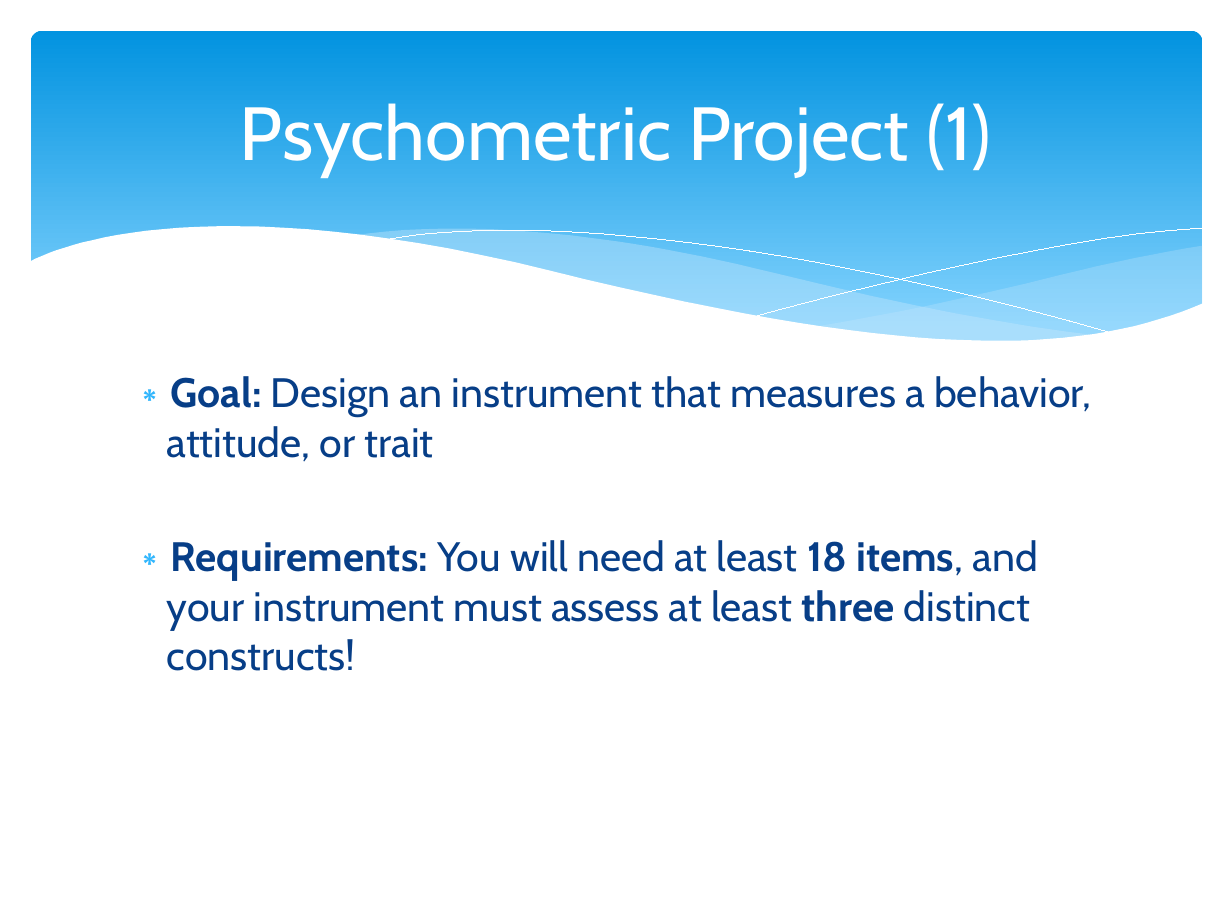
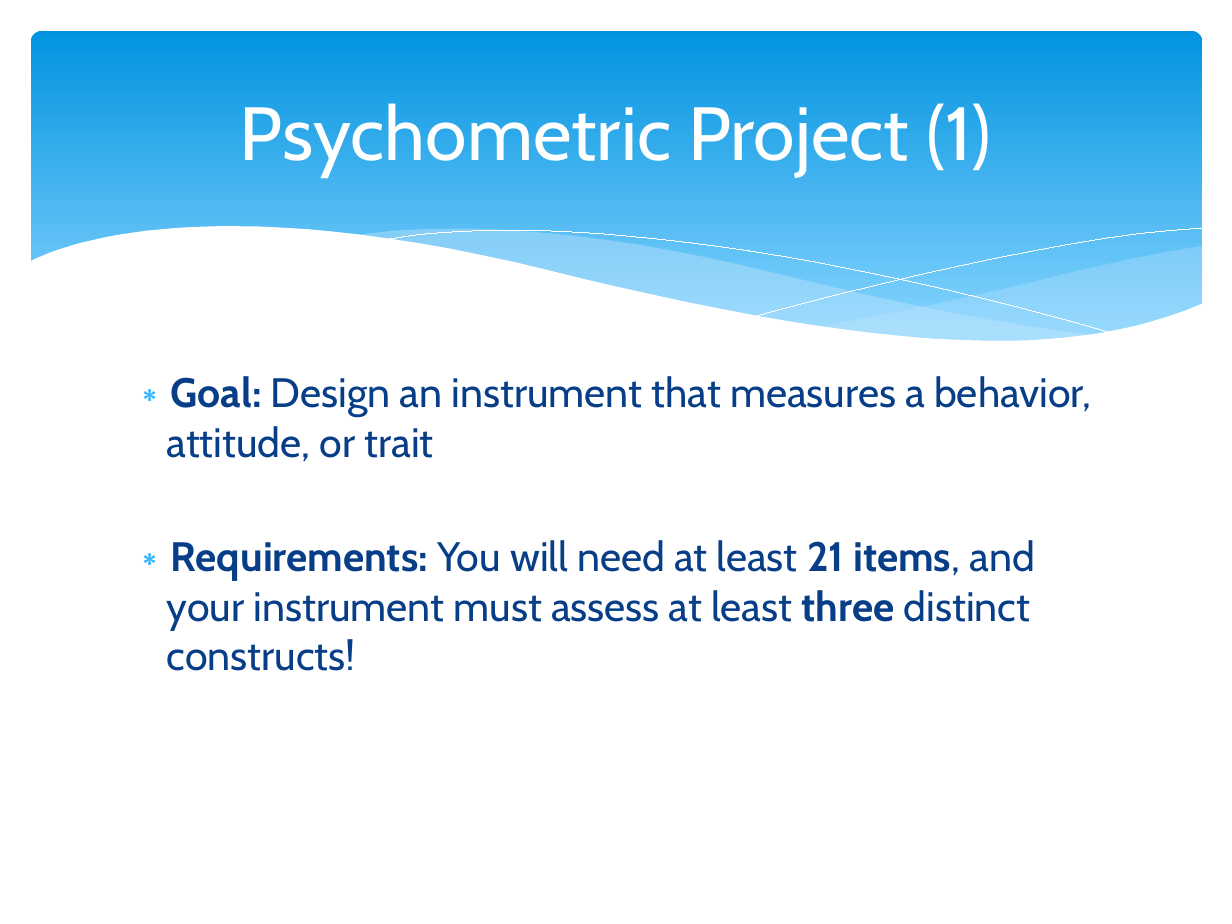
Before and after one commit to npm27/Teaching-Materials, a slide deck: slide 8 of Tests and Eval F24/Slides/0 First Day Info.pptx. Drawn at 1232x924 pixels with LibreOffice and Linux fonts; fonts in the diff are those of the drawing. Boxes give left, top, right and bottom in pixels: in the first picture for what was removed or moved away, otherwise in the second. Text is boxed around its words. In the diff, an @@ line names an element or a change of style, - is before the commit and + after.

```diff
--- a/Tests and Eval F24/Slides/0 First Day Info.pptx
+++ b/Tests and Eval F24/Slides/0 First Day Info.pptx
@@ text at [167,540,1034,671]: text changed @@
-∗ Requirements: You will need at least 18 items, and your instrument must assess at least three distinct constructs!
+∗ Requirements: You will need at least 21 items, and your instrument must assess at least three distinct constructs!
```
Also in this commit, not shown: 2 other slides changed, 4 other files.
